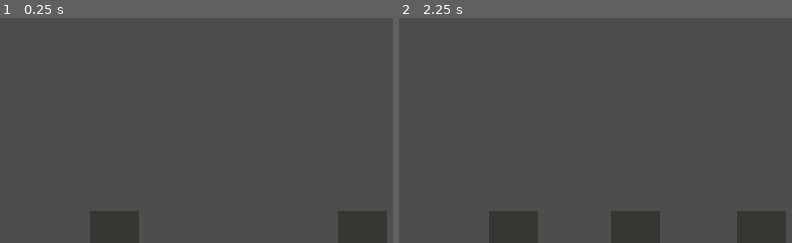
Above: before the commit, frames 1-2 (left to right).
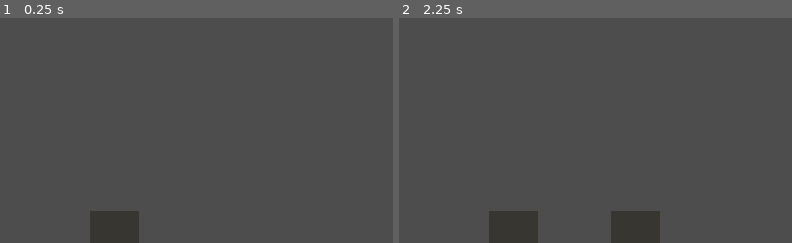
Above: after the commit, the same moments.

Repository: wycre/volcanomaker
Game: Godot game, scene res://Game.tscn
Same seed, same stepped clock (60 frames per second), same inputs: the game is played once before the commit and once after it.
Inputs:
- Up to frame 1 (0.25 s): no input
- Up to frame 2 (2.25 s): click "Lava" at 0.5 s; click "Chocolate Syrup" at 1.25 s; click "Molasses" at 2 s
The pictures show only the part of the screen within x 50-100%, y 50-100%; the shares and areas given below are measured in that part.

The runs differ from the first frame. In frame 1, 1.8% of the frame differs, in the area x 86-99%, y 85-100%; in frame 2, 1.8%.

Commit message:
force aspect ratio to be no less than 16:9 to keep animation consistent

Diff:
--- a/Game.tscn
+++ b/Game.tscn
@@ -9,7 +9,6 @@
 [ext_resource type="AudioStream" uid="uid://etfhdh3ylg5j" path="res://Assets/Audio/distant-explosion.mp3" id="8_7wafm"]
 [ext_resource type="Script" path="res://Scripts/FluidReservior.gd" id="8_jewuj"]
 [ext_resource type="Texture2D" uid="uid://c23txl0khgj6s" path="res://Assets/Newspaper Background.png" id="9_ho3an"]
-[ext_resource type="PackedScene" uid="uid://chnxgmash8l47" path="res://hut.tscn" id="10_1fhas"]
 [ext_resource type="Script" path="res://Scripts/TownController.gd" id="10_6h8bf"]
 [ext_resource type="Script" path="res://Scripts/newspaper.gd" id="11_idbby"]
 
@@ -88,8 +87,8 @@
 anchor_bottom = 1.0
 offset_left = 130.0
 offset_top = -680.0
-offset_right = 975.0
-offset_bottom = 1.0
+offset_right = 130.0
+offset_bottom = -680.0
 grow_vertical = 0
 
 [node name="Volcano" type="Sprite2D" parent="VolcanoGroup"]
@@ -98,7 +97,6 @@
 texture = ExtResource("1_03k7c")
 
 [node name="CallToAction" type="Label" parent="VolcanoGroup"]
-layout_mode = 0
 offset_left = 157.0
 offset_top = 582.0
 offset_right = 341.0
@@ -111,7 +109,6 @@
 horizontal_alignment = 1
 
 [node name="FluidTube" type="ProgressBar" parent="VolcanoGroup" groups=["FluidChannel"]]
-layout_mode = 0
 offset_left = 340.0
 offset_top = 93.0
 offset_right = 396.0
@@ -127,7 +124,6 @@
 stream = ExtResource("8_7wafm")
 
 [node name="FluidReservior" type="Panel" parent="VolcanoGroup" groups=["FluidChannel"]]
-layout_mode = 0
 offset_left = 309.0
 offset_top = 619.0
 offset_right = 429.0
@@ -208,10 +204,6 @@
 theme_override_font_sizes/font_size = 35
 text = "1"
 
-[node name="Sprite2D" parent="TownArea" instance=ExtResource("10_1fhas")]
-position = Vector2(800, 755)
-scale = Vector2(0.3, 0.3)
-
 [node name="Newspaper" type="Control" parent="."]
 visible = false
 layout_mode = 1
--- a/project.godot
+++ b/project.godot
@@ -21,7 +21,7 @@
 window/size/viewport_width=1920
 window/size/viewport_height=1080
 window/stretch/mode="canvas_items"
-window/stretch/aspect="expand"
+window/stretch/aspect="keep_height"
 
 [dotnet]
 
Not shown: 1 places in Game.tscn that only renumber resources
Not shown, changed: export_presets.cfg
